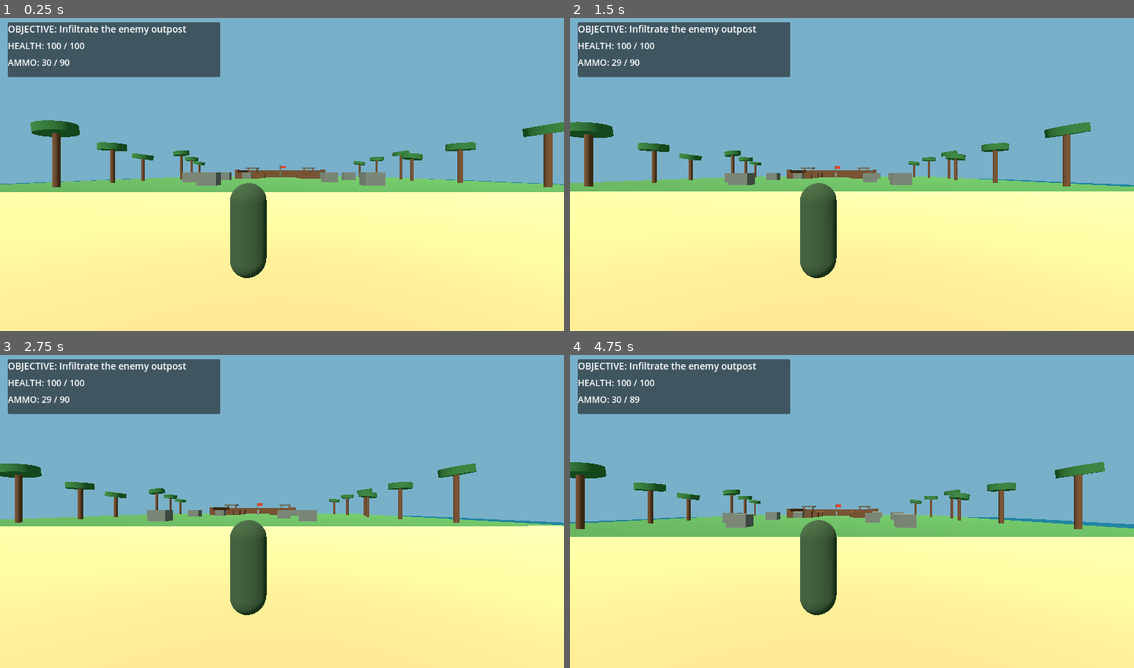
Above: before the commit, frames 1-4 (two rows, left to right).
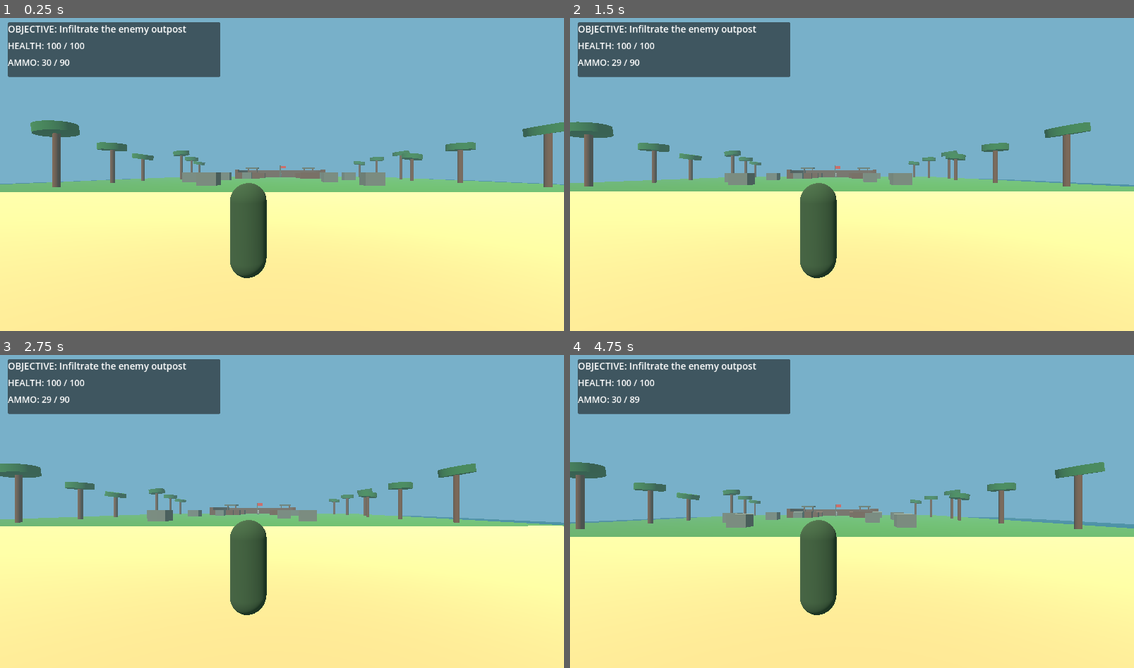
Above: after the commit, the same moments.

Repository: gauravprajapat-23/commando-assesian
Game: Godot game, scene res://scenes/main.tscn
Two runs of this game, one before a commit and one after it. Both use one fixed random seed, a clock stepped at 60 frames per second and the inputs below.
Inputs (mouse positions are in pixels of both pictures, inside the frame that each line leads up to):
- Up to frame 1 (0.25 s): no input
- Up to frame 2 (1.5 s): tap Enter at 0.5 s; move the mouse to (976, 155) at 0.52 s; hold D 0.53-1.28 s; hold Shift 0.53-1.28 s; click (976, 155) at 0.67 s; tap Space at 0.77 s; move the mouse to (739, 187) at 1.27 s; hold S from 1.28 s (still down); tap Ctrl at 1.35 s
- Up to frame 3 (2.75 s): tap Space at 1.52 s; move the mouse to (338, 439) at 2.02 s; release S at 2.03 s; hold D from 2.03 s (still down); hold R from 2.03 s (still down)
- Up to frame 4 (4.75 s): move the mouse to (823, 574) at 2.77 s; release D at 2.78 s; release R at 2.78 s; hold W 2.78-3.53 s; tap Shift at 2.85 s; click (823, 574) at 2.92 s; tap Space at 3.02, 3.77, 4.52 s; move the mouse to (1021, 558) at 3.52 s; hold Ctrl 3.53-4.28 s; hold A from 3.53 s (still down); move the mouse to (682, 461) at 4.27 s; tap R at 4.35 s

The runs differ from the first frame. In frame 1, 2.7% of the frame differs, in the area x 0-100%, y 32-55%; in frame 2, 2.7%; in frame 3, 2.4%; in frame 4, 3.0%, in the area x 0-100%, y 34-56%.

Commit message:
ISLAND-ART-04: add Compatibility fog and explicit ambient-audio hook

Diff:
--- a/scripts/world/ocean_atmosphere.gd
+++ b/scripts/world/ocean_atmosphere.gd
@@ -73,6 +73,10 @@
     environment.ambient_light_color = Color(0.72, 0.78, 0.74)
     environment.ambient_light_energy = 0.75
     environment.tonemap_mode = Environment.TONE_MAPPER_LINEAR
+    # Standard depth fog is available in Compatibility; volumetric fog is not.
+    environment.fog_enabled = true
+    environment.fog_light_color = Color(0.49, 0.67, 0.70)
+    environment.fog_density = 0.004
     environment_node.environment = environment
     add_child(environment_node)
 
@@ -83,3 +87,10 @@
     sunlight.light_energy = 0.8
     sunlight.shadow_enabled = false
     add_child(sunlight)
+
+    # Optional ambient audio hook, muted until a licensed local stream is set.
+    # No remote URLs and no asset-license ambiguity in this milestone.
+    var ambience := AudioStreamPlayer.new()
+    ambience.name = "AmbientAudio"
+    ambience.volume_db = -24.0
+    add_child(ambience)
